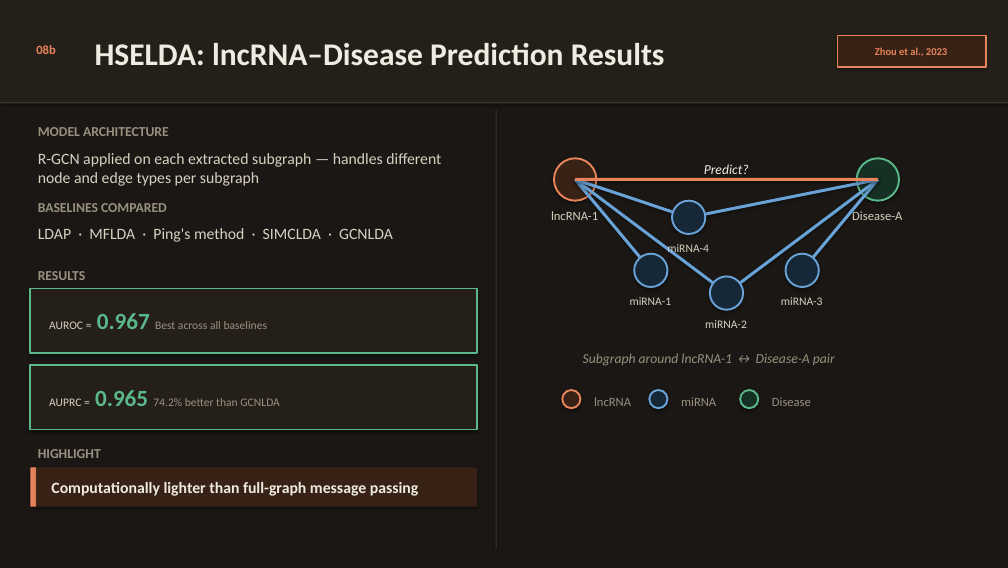
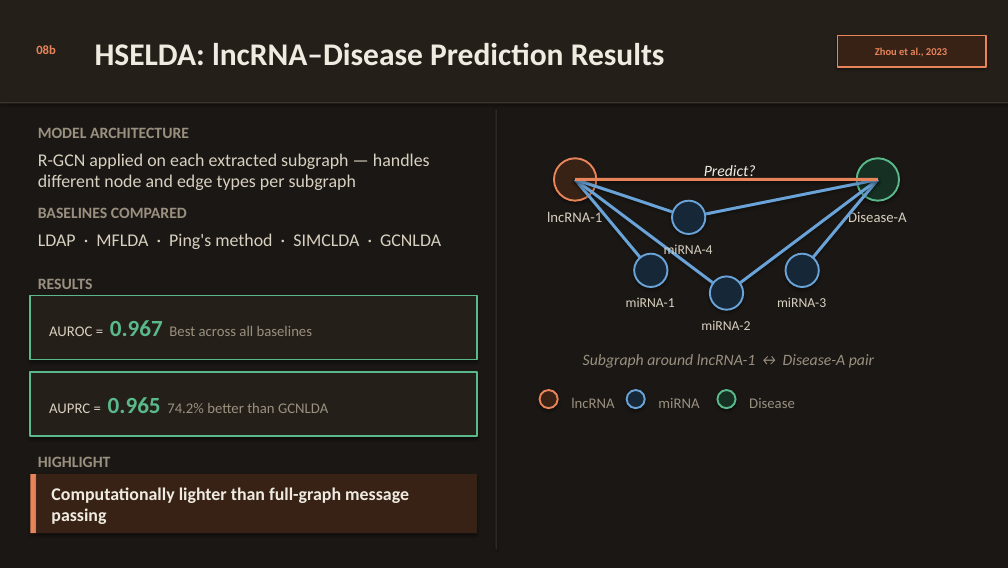
Before and after one commit to yc-02/yc-02.github.io, a slide deck: slide 16 of download/slides.pptx. Drawn at 1008x568 pixels with LibreOffice and Linux fonts; fonts in the diff are those of the drawing. Boxes give left, top, right and bottom in pixels: in the first picture for what was removed or moved away, otherwise in the second. Text is boxed around its words. In the diff, an @@ line names an element or a change of style, - is before the commit and + after.

```diff
--- a/download/slides.pptx
+++ b/download/slides.pptx
@@ size 12 to 14 pt in 5 elements at [658,398,699,408], [749,398,795,408], [571,398,614,408], [547,209,602,222], [848,209,907,222] @@
@@ size 11 to 13 pt in 4 elements at [626,297,675,307], [701,320,750,330], [777,297,826,307], [664,244,713,258] @@
@@ text "AUROC = 0.967 Best across ...": place and size @@
-text "AUROC = 0.967 Best across ..." at [49,313,268,329]
+text "AUROC = 0.967 Best across ..." at [49,320,312,336]
@@ text "AUROC = 0.967 Best across ..." at [49,320,312,336]: size 11 to 14 pt in "AUROC = Best across all baselines" @@
@@ size 13 to 15 pt in 6 elements at [38,128,189,138], [704,165,756,180], [38,208,187,218], [38,456,111,467], [38,279,93,289], [583,354,874,368] @@
@@ 2 rectangles, 1 text: place and size @@
-2 rectangles, 1 text at [30,288,477,458]
+2 rectangles, 1 text at [30,295,477,467]
@@ text "AUPRC = 0.965 74.2% better ..." at [49,397,328,413]: size 11 to 14 pt in "AUPRC = 74.2% better than GCNLDA" @@
@@ 2 texts, 2 ellipses: place and size @@
-2 texts, 2 ellipses at [562,390,716,408]
+2 texts, 2 ellipses at [540,390,699,408]
@@ ellipse: place and size @@
-ellipse at [740,390,758,408]
+ellipse at [717,390,736,408]
@@ text "Disease": place and size @@
-text "Disease" at [772,397,811,406]
+text "Disease" at [749,398,795,408]
@@ rectangle: place and size @@
-rectangle at [30,467,36,506]
+rectangle at [30,474,36,533]
@@ rectangle: place and size @@
-rectangle at [36,467,477,506]
+rectangle at [36,474,477,533]
@@ size 15 to 17 pt in 3 elements at [38,153,430,190], [38,233,441,249], [51,487,409,524] @@
```
Also in this commit, not shown: 20 other slides changed, 2 slides added, 1 other file.
